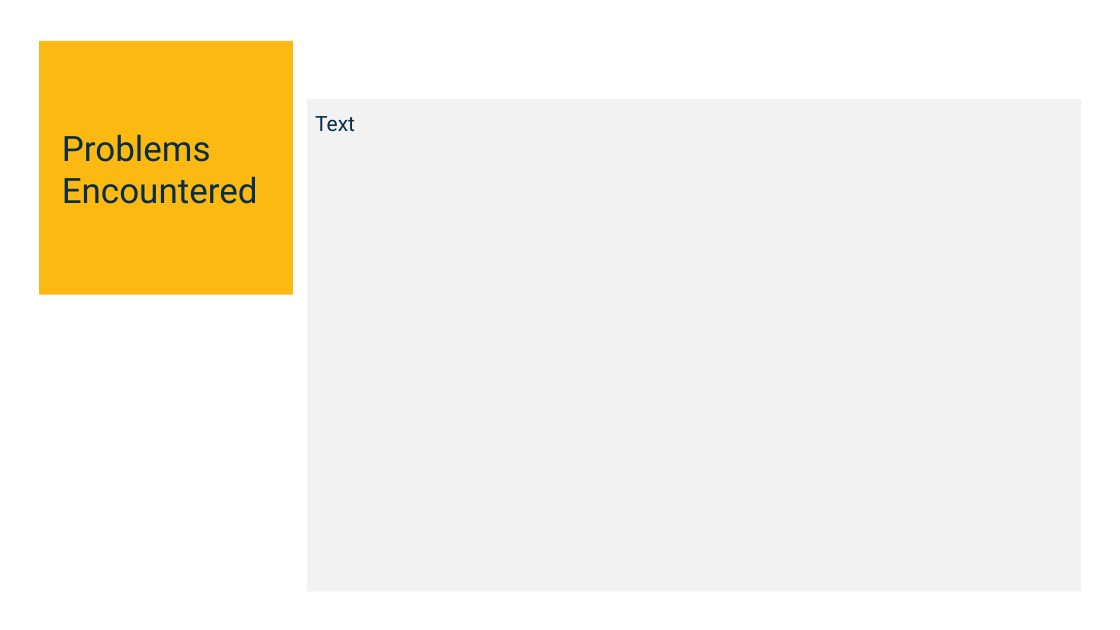
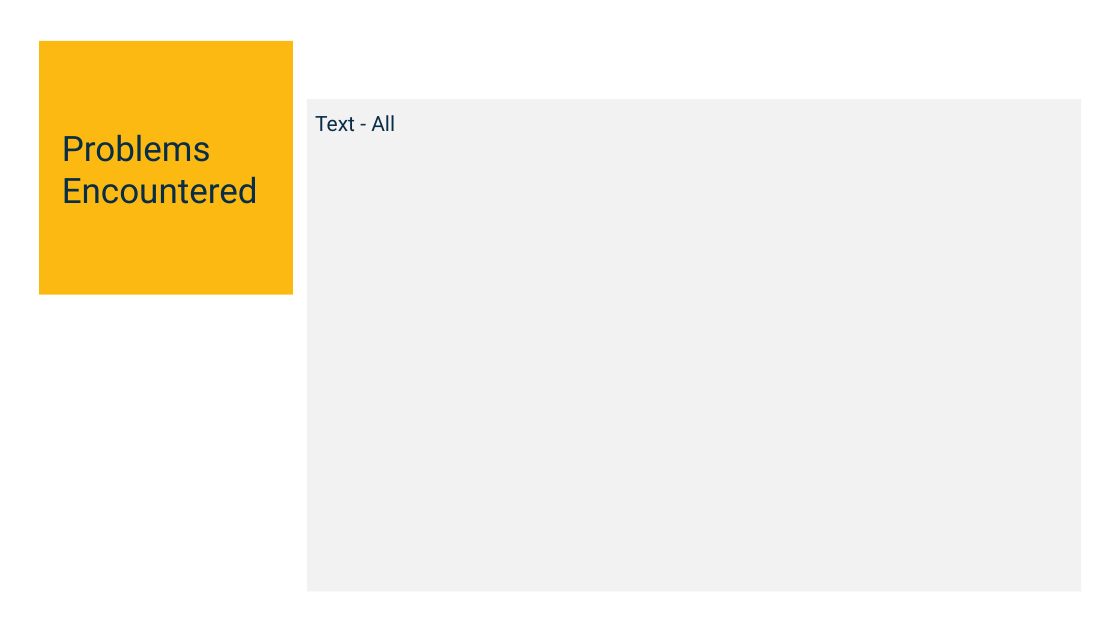
Before and after one commit to DarcyMae/Telehealth_Trends_Project, a slide deck: slide 10 of AI_Bootcamp_Project_RobertRodriguez.pptx. Drawn at 1120x630 pixels with LibreOffice and Linux fonts; fonts in the diff are those of the drawing. Boxes give left, top, right and bottom in pixels: in the first picture for what was removed or moved away, otherwise in the second. Text is boxed around its words. In the diff, an @@ line names an element or a change of style, - is before the commit and + after.

```diff
--- a/AI_Bootcamp_Project_RobertRodriguez.pptx
+++ b/AI_Bootcamp_Project_RobertRodriguez.pptx
@@ text at box(315, 115, 395, 132): text changed @@
-Text
+Text - All
```
Also in this commit, not shown: 7 other slides changed.
